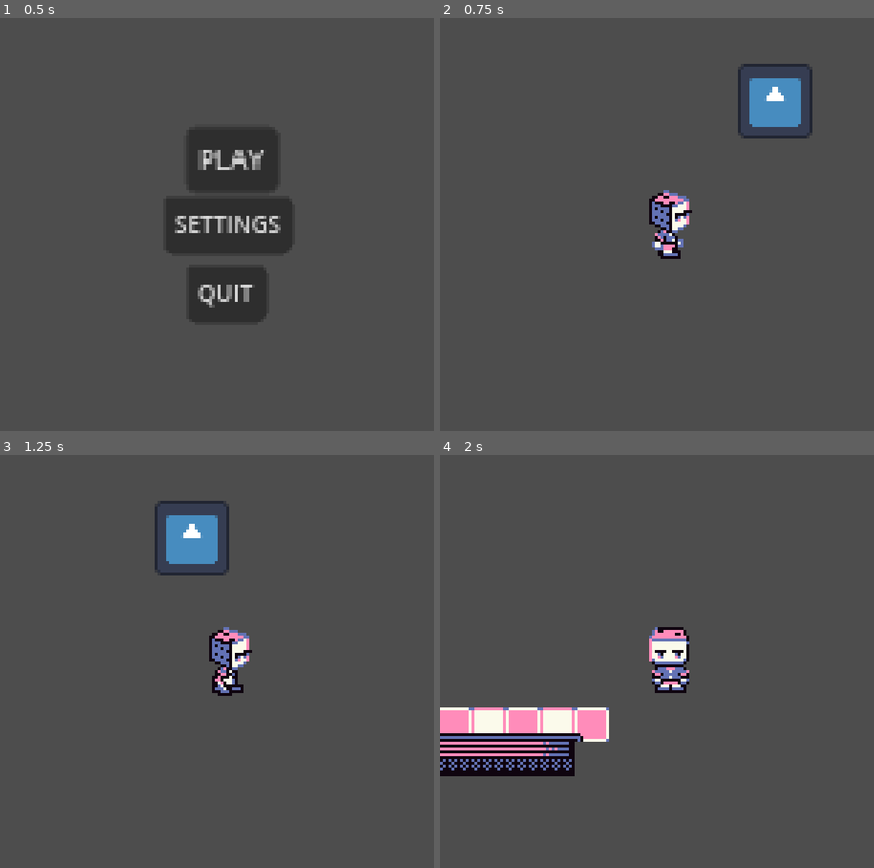
Above: before the commit, frames 1-4 (two rows, left to right).
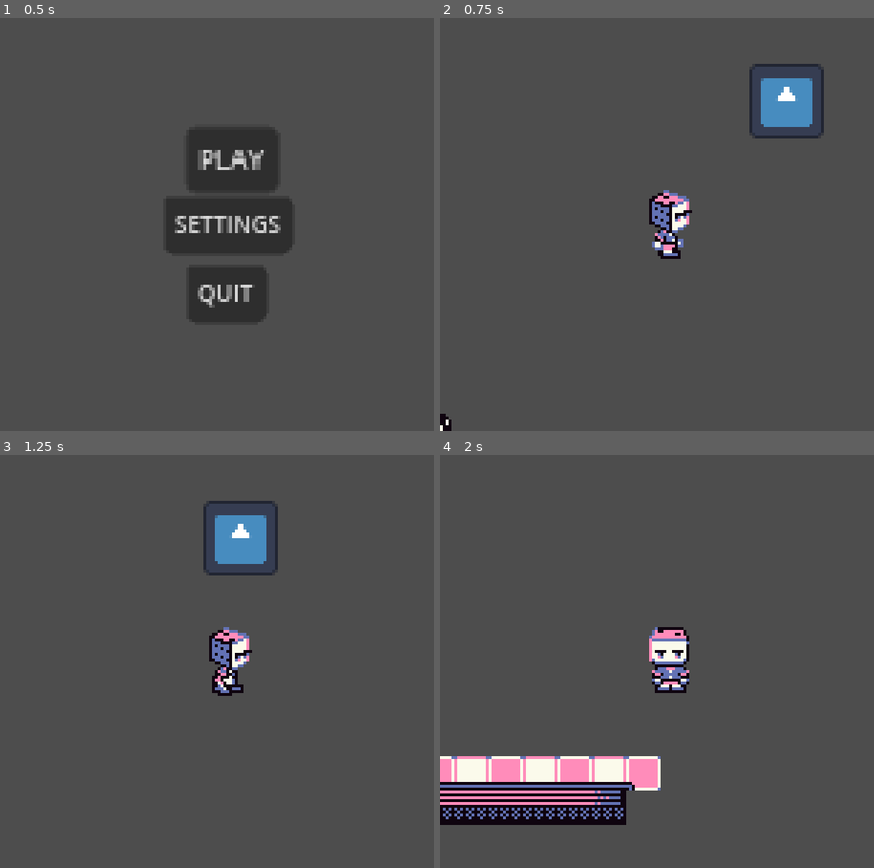
Above: after the commit, the same moments.

Repository: 0xspiderr/gbjam13_gamejam
Game: Godot game, scene res://ui/menus/main_menu.tscn
Two runs of this game, one before a commit and one after it. Both use one fixed random seed, a clock stepped at 60 frames per second and the inputs below. The engine's default icon, where the game draws it, is replaced by a stand-in: a white triangle on a blue panel in a dark square.
Inputs:
- Up to frame 1 (0.5 s): no input
- Up to frame 2 (0.75 s): tap Enter at 0.5 s; hold D (right) from 0.53 s (still down); hold Space (interact) from 0.53 s (still down)
- Up to frame 3 (1.25 s): keep holding D (right); keep holding Space (interact)
- Up to frame 4 (2 s): release D (right) at 1.28 s; release Space (interact) at 1.28 s; hold S (down) from 1.28 s (still down); tap Space (interact) at 1.35 s

Frame 1 is identical in both runs. In frame 2, 1.2% of the frame differs, in the area x 0-89%, y 11-100%; in frame 3, 3.2%; in frame 4, 12%, in the area x 0-51%, y 61-90%.

Commit message:
stopped play from walking when he is colliding with walls and other items

Diff:
--- a/scenes/levels/level0.tscn
+++ b/scenes/levels/level0.tscn
@@ -113,22 +113,22 @@
 2:6/0 = 0
 2:6/0/physics_layer_0/polygon_0/points = PackedVector2Array(-6, 6, -6, 0.0614243, 6, 0, 6, 6)
 4:6/0 = 0
-4:6/0/physics_layer_0/polygon_0/points = PackedVector2Array(-6, -6, 6, -6, 6, 6, -6, 6)
+4:6/0/physics_layer_0/polygon_0/points = PackedVector2Array(-6, -6, 6, -6, 6, 0, -6, 0)
 4:5/0 = 0
 4:5/0/physics_layer_0/polygon_0/points = PackedVector2Array(-6, 0.964912, -6, 6, 6, 6, 6, 0.964912)
 3:5/0 = 0
 5:5/0 = 0
 5:5/0/physics_layer_0/polygon_0/points = PackedVector2Array(-6, 0.964912, -6, 6, 6, 6, 6, 0.964912)
 5:6/0 = 0
-5:6/0/physics_layer_0/polygon_0/points = PackedVector2Array(-6, -6, 6, -6, 6, 6, -6, 6)
+5:6/0/physics_layer_0/polygon_0/points = PackedVector2Array(-6, -6, 6, -6, 6, 0, -6, 0)
 6:6/0 = 0
-6:6/0/physics_layer_0/polygon_0/points = PackedVector2Array(-6, -6, 6, -6, 6, 6, -6, 6)
+6:6/0/physics_layer_0/polygon_0/points = PackedVector2Array(-6, -6, 6, -6, 6, 0, -6, 0)
 6:5/0 = 0
 6:5/0/physics_layer_0/polygon_0/points = PackedVector2Array(-6, 0.964912, -6, 6, 6, 6, 6, 0.964912)
 7:5/0 = 0
 7:5/0/physics_layer_0/polygon_0/points = PackedVector2Array(-6, 0.964912, -6, 6, 6, 6, 6, 0.964912)
 7:6/0 = 0
-7:6/0/physics_layer_0/polygon_0/points = PackedVector2Array(-6, -6, 6, -6, 6, 6, -6, 6)
+7:6/0/physics_layer_0/polygon_0/points = PackedVector2Array(-6, -6, 6, -6, 6, 0, -6, 0)
 8:6/0 = 0
 8:6/0/physics_layer_0/polygon_0/points = PackedVector2Array(-2.85278, -6, -3.02059, 6, -6, 6, -6, -6)
 8:5/0 = 0
--- a/scenes/player/player.gd
+++ b/scenes/player/player.gd
@@ -3,12 +3,12 @@
 
 
 @export var speed: float = 100.0
-@export var friction: float = 4.5
-@export var acceleration: float = 12.5
 @onready var player_sprites: AnimatedSprite2D = $PlayerSprites
-
+var is_colliding: bool = false
 
 var player_dir: Vector2 = Vector2.ZERO
+var last_player_dir: Vector2 = Vector2.ZERO
+var last_position: Vector2
 
 
 func _ready() -> void:
@@ -20,34 +20,33 @@
 	if PlayerData.is_in_combat:
 		return
 
+	_play_animation()
 	_move_player(delta)
-	_play_animation()
 	move_and_slide()
 
 
 func _move_player(delta: float) -> void:
 	player_dir = Input.get_vector("left", "right", "up", "down")
-	# velocity weight determines wether the player will accelerate or slow down based on input
-	var velocity_weight := 0.0
-	# normalize direction so that the player speed will be the same diagonally too.
-	player_dir = player_dir.normalized()
-
-	if player_dir:
-		velocity_weight = delta * acceleration
-	else:
-		velocity_weight = delta * friction
 
 	if player_dir == Vector2(1, 0) or player_dir == Vector2(-1, 0):
 		velocity.x = player_dir.x * speed
+		last_position = position
 		velocity.y = 0
 	if player_dir == Vector2(0, 1) or player_dir == Vector2(0, -1):
 		velocity.y = player_dir.y * speed
 		velocity.x = 0
+		last_position = position
 	if player_dir not in [Vector2(0, 1), Vector2(0, -1), Vector2(1, 0),Vector2(-1, 0)]:
 		velocity = Vector2.ZERO
+		last_position = position
+
 
 
 func _play_animation() -> void:
+	if last_position == position:
+		player_sprites.play(&"idle")
+		return
+
 	var player_dir_len: float = player_dir.length()
 
 	if player_dir_len == 0:
@@ -60,6 +59,12 @@
 		player_sprites.play(&"walk_right")
 	elif player_dir.x == -1:
 		player_sprites.play(&"walk_left")
-	else:
-		player_sprites.play(&"idle")
-		player_sprites.stop()
+
+
+func _on_area_2d_body_entered(body: Node2D) -> void:
+	is_colliding = true
+	last_player_dir = player_dir
+
+
+func _on_area_2d_body_exited(body: Node2D) -> void:
+	is_colliding = false
--- a/scenes/player/player.tscn
+++ b/scenes/player/player.tscn
@@ -318,8 +318,12 @@
 [sub_resource type="RectangleShape2D" id="RectangleShape2D_8afob"]
 size = Vector2(13, 20)
 
+[sub_resource type="RectangleShape2D" id="RectangleShape2D_75vfm"]
+size = Vector2(12, 22)
+
 [node name="Player" type="CharacterBody2D"]
 script = ExtResource("1_dovo2")
+speed = 75.0
 
 [node name="PlayerSprites" type="AnimatedSprite2D" parent="."]
 sprite_frames = SubResource("SpriteFrames_8afob")
@@ -332,3 +336,11 @@
 [node name="PlayerCamera" type="Camera2D" parent="."]
 process_callback = 0
 position_smoothing_speed = 10.0
+
+[node name="Area2D" type="Area2D" parent="."]
+
+[node name="CollisionShape2D" type="CollisionShape2D" parent="Area2D"]
+shape = SubResource("RectangleShape2D_75vfm")
+
+[connection signal="body_entered" from="Area2D" to="." method="_on_area_2d_body_entered"]
+[connection signal="body_exited" from="Area2D" to="." method="_on_area_2d_body_exited"]
Not shown: 1 places in scenes/player/player.tscn that only renumber resources
